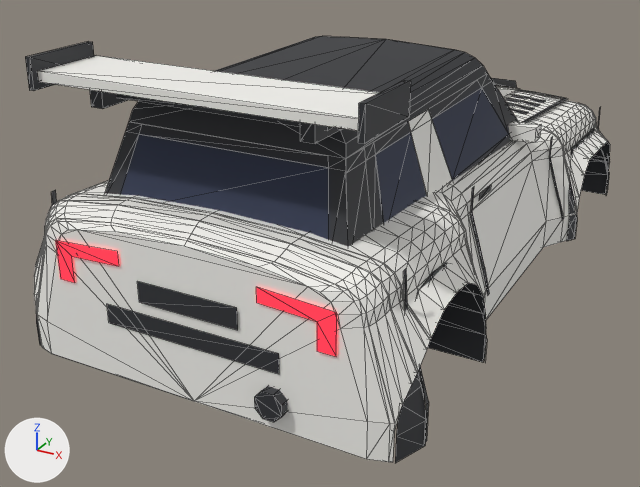
An edit to the glTF model assets/meshes/requin/Requin.glb, drawn before and after from the same camera.
Camera for both pictures: a 50 mm lens placed at (6.51, -13.79, 5.49), pointed at (-0.62, -0.82, -0.99). Every picture has the same lights, and +X, +Y and +Z are marked at lower left. The first picture is the older version. Mesh edges are drawn as thin lines.

Objects in the first picture: 'BumperRear', 'Door_FR', 'Fender_FR', 'Fender_RR', 'Opt_Wing_Rally_Wing', 'Opt_Wing_Rally_WingBlade', 'Pillars', 'RearWindow', 'Roof', 'TailGarnish', 'Underbody', 'Window_FR' and 25 more.
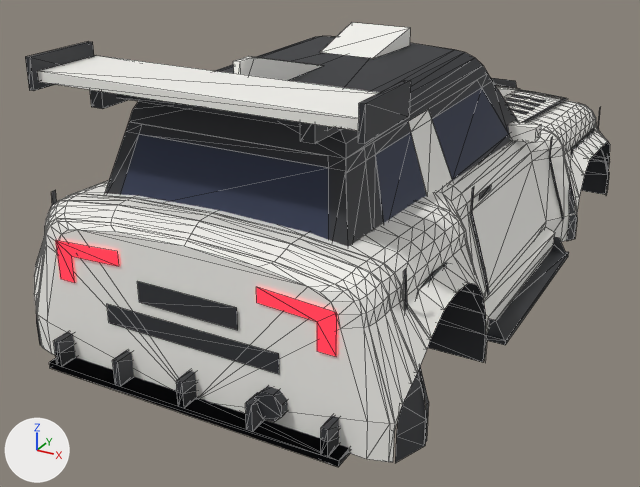
Boxes (x1, y1, x2, y2) around the edits, measured in the pictures (640 x 487 px):
'Opt_Diffuser_Road_AccDiffuser', added: after (49, 345, 350, 467)
'Opt_Diffuser_Race_AccDiffuserRace', added: after (50, 332, 349, 467)
'Opt_Skirts_Blade_AccSideBlade_R', added: after (486, 237, 569, 345)
'Opt_Roof_Scoop_AccRoofScoop', added: after (319, 22, 410, 59)
'Opt_Skirts_Side_AccSkirt_R', added: after (484, 227, 555, 334)
'Opt_Roof_Fin_AccSharkFin', added: after (233, 56, 322, 80)

Edits to the bpy script that builds the scene:
```text
Add me_opt_roof_scoop_accroofscoop:
    me_opt_roof_scoop_accroofscoop.from_pydata([(-0.48, -1.1, 2.54), (0.48, -1.1, 2.54), (0.55, 0.2, 2.82), (-0.55, 0.2, 2.82), (0.55, 0.2, 2.52), (0.48, -1.1, 2.52), (-0.48, -1.1, 2.52), (-0.55, 0.2, 2.52)], [], [(0, 1, 2), (0, 2, 3), (4, 2, 1), (4, 1, 5), (6, 0, 3), (6, 3, 7)])
    me_opt_roof_scoop_accroofscoop.materials.append(mat_body)  # white #f7f6f1
Add me_opt_roof_fin_accsharkfin:
    me_opt_roof_fin_accsharkfin.from_pydata([(0.05, -3.85, 3.02), (0.05, -4.2, 3.02), (0.05, -4.2, 2.53), (0.05, -1.9, 2.53), (-0.05, -1.9, 2.53), (-0.05, -4.2, 2.53), (-0.05, -4.2, 3.02), (-0.05, -3.85, 3.02)], [], [(0, 1, 2), (0, 2, 3), (4, 5, 6), (4, 6, 7), (6, 1, 0), (6, 0, 7), (7, 0, 3), (7, 3, 4), (5, 2, 1), (5, 1, 6)])
    me_opt_roof_fin_accsharkfin.materials.append(mat_body)  # white #f7f6f1
Add ob_opt_skirts_side_accskirt_r:
    ob_opt_skirts_side_accskirt_r = bpy.data.objects.new('Opt_Skirts_Side_AccSkirt_R', me_opt_skirts_side_accskirt_r)  # 10 vertices, 14 faces; spans x 2.75..2.95, y -1.9..1.9, z -1.46..-0.98; in mat_body (white #f7f6f1)
    ob_opt_skirts_side_accskirt_r.location = (0.0, 0.0, 0.0)
Add ob_opt_skirts_blade_accsideblade_r:
    ob_opt_skirts_blade_accsideblade_r = bpy.data.objects.new('Opt_Skirts_Blade_AccSideBlade_R', me_opt_skirts_blade_accsideblade_r)  # 16 vertices, 16 faces; spans x 2.75..3.25, y -1.9..1.9, z -1.48..-1.12; in mat_trim (dark grey #2f3035)
    ob_opt_skirts_blade_accsideblade_r.location = (0.0, 0.0, 0.0)
Add ob_opt_roof_scoop_accroofscoop:
    ob_opt_roof_scoop_accroofscoop = bpy.data.objects.new('Opt_Roof_Scoop_AccRoofScoop', me_opt_roof_scoop_accroofscoop)
    ob_opt_roof_scoop_accroofscoop.location = (0.0, 0.0, 0.0)
Add ob_opt_roof_fin_accsharkfin:
    ob_opt_roof_fin_accsharkfin = bpy.data.objects.new('Opt_Roof_Fin_AccSharkFin', me_opt_roof_fin_accsharkfin)
    ob_opt_roof_fin_accsharkfin.location = (0.0, 0.0, 0.0)
Add ob_opt_diffuser_road_accdiffuser:
    ob_opt_diffuser_road_accdiffuser = bpy.data.objects.new('Opt_Diffuser_Road_AccDiffuser', me_opt_diffuser_road_accdiffuser)  # a box spanning x -2.4..2.4, y -5.84..-5.29, z -1.44..-1.34; a box spanning x -2.25..-2.15, y -5.84..-5.29, z -1.34..-1.12; a box spanning x -0.05..0.05, y -5.84..-5.29, z -1.34..-1.12; a box spanning x 2.15..2.25, y -5.84..-5.29, z -1.34..-1.12; in mat_trim (dark grey #2f3035)
    ob_opt_diffuser_road_accdiffuser.location = (0.0, 0.0, 0.0)
Add ob_opt_diffuser_race_accdiffuserrace:
    ob_opt_diffuser_race_accdiffuserrace = bpy.data.objects.new('Opt_Diffuser_Race_AccDiffuserRace', me_opt_diffuser_race_accdiffuserrace)  # a box spanning x -2.4..2.4, y -5.84..-4.94, z -1.44..-1.34; a box spanning x -2.25..-2.15, y -5.84..-4.94, z -1.34..-0.94; a box spanning x -1.15..-1.05, y -5.84..-4.94, z -1.34..-0.94; a box spanning x -0.05..0.05, y -5.84..-4.94, z -1.34..-0.94; a box spanning x 1.05..1.15, y -5.84..-4.94, z -1.34..-0.94; a box spanning x 2.15..2.25, y -5.84..-4.94, z -1.34..-0.94; in mat_trim (dark grey #2f3035)
    ob_opt_diffuser_race_accdiffuserrace.location = (0.0, 0.0, 0.0)
```
